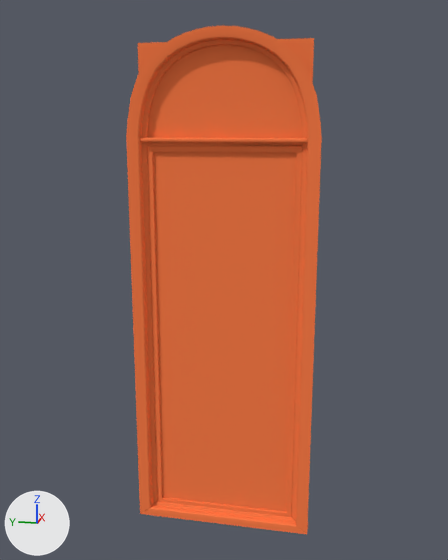
An edit to the Blender file Props/Window_modern/Window_modern.blend, drawn before and after from the same camera.
Camera for both pictures: a 50 mm camera at (-3.65, -0.74, 1.06) aimed at (0.04, 0.0, 0.13). Arrows for +X, +Y and +Z are at lower left; the lights stay in place.

Script lines for the objects in view, before the commit:
```python
me_window_modern = bpy.data.meshes.new('Window_modern')
me_window_modern.from_pydata(...)  # 318 vertices, 279 faces; spans x -0.05..0.08, y -0.57..0.57, z -1.53..1.6
me_window_modern.polygons.foreach_set('use_smooth', [True] * 279)
me_window_modern.materials.append(mat_orange)  # orange #ff7e49
ob_window_modern_01 = bpy.data.objects.new('Window_modern_01', me_window_modern)
ob_window_modern_01.location = (0.0, 0.0, 0.0)
_m = ob_window_modern_01.modifiers.new('Bevel', 'BEVEL')
_m.width = 0.0075
_m.width_pct = 0.0075
_m.segments = 2
_m.spread = 0.0
```
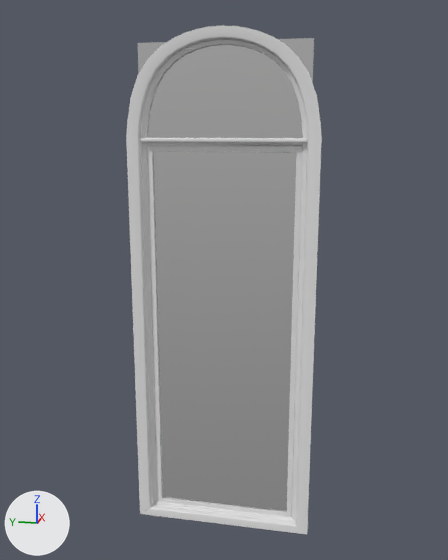
The change, as a list of edits to the scene's bpy script:
```text
Add mat_material_test:
    mat_material_test = principled_material('Material_test')
    mat_material_test.base_color = (0.8, 0.8, 0.8)  # white #e7e7e7
    mat_material_test.specular_ior_level = 0.25
Add mat_glass:
    mat_glass = bpy.data.materials.new('Glass')
    mat_glass.use_nodes = True; mat_glass.node_tree.nodes.clear()
    _N = mat_glass.node_tree.nodes; _L = mat_glass.node_tree.links
    n0 = _N.new('ShaderNodeOutputMaterial'); n0.name = 'Material Output'
    n1 = _N.new('ShaderNodeBsdfGlass'); n1.name = 'Glass BSDF'
    n1.distribution = 'BECKMANN'
    n1.inputs[1].default_value = 0.1  # 'Roughness'
    n1.inputs[2].default_value = 1.45  # 'IOR'
    _L.new(n1.outputs[0], n0.inputs[0])  # 'BSDF' to 'Surface'
Change me_window_modern:
    where me_window_modern.from_pydata(...)  # 318 vertices, 279 faces; spans x -0.05..0.08, y -0.57..0.57, z -1.53..1.6
    used by ob_window_modern_01
    me_window_modern part 1: the 1 face centred in x 0.02, y 0.0, z -0.26 switches from mat_orange (orange #ff7e49) to mat_glass
    me_window_modern part 2: the 1 face centred in x 0.02, y 0.0, z 1.26 switches from mat_orange (orange #ff7e49) to mat_glass
    me_window_modern part 3: 222 of the faces centred in x -0.05..0.05, y -0.54..0.54, z 0.92..1.58 switch from mat_orange (orange #ff7e49) to mat_material_test (white #e7e7e7)
    me_window_modern part 4: 20 of the faces centred in x -0.05..0.05, y 0.0..0.54, z -1.51..-1.43 switch from mat_orange (orange #ff7e49) to mat_material_test (white #e7e7e7)
    me_window_modern part 5: 13 of the faces centred in x -0.05..0.05, y -0.54..-0.43, z -0.26..-0.23 switch from mat_orange (orange #ff7e49) to mat_material_test (white #e7e7e7)
    me_window_modern part 6: 13 of the faces centred in x -0.05..0.05, y 0.43..0.54, z -0.26..-0.23 switch from mat_orange (orange #ff7e49) to mat_material_test (white #e7e7e7)
    add me_window_modern.materials.append(mat_glass)
```

Changed parts and their boxes (x1, y1, x2, y2) in the pictures (448 x 560 px):
part 1 of me_window_modern, recoloured (orange to white)
    both: (153, 152, 296, 512)
part 2 of me_window_modern, recoloured (orange to white)
    both: (138, 38, 314, 138)
part 3 of me_window_modern, recoloured (orange to white)
    both: (126, 26, 322, 153)
part 4 of me_window_modern, recoloured (orange to white)
    both: (140, 497, 307, 535)
part 5 of me_window_modern, recoloured (orange to white)
    both: (287, 138, 322, 534)
part 6 of me_window_modern, recoloured (orange to white)
    both: (126, 137, 163, 513)
